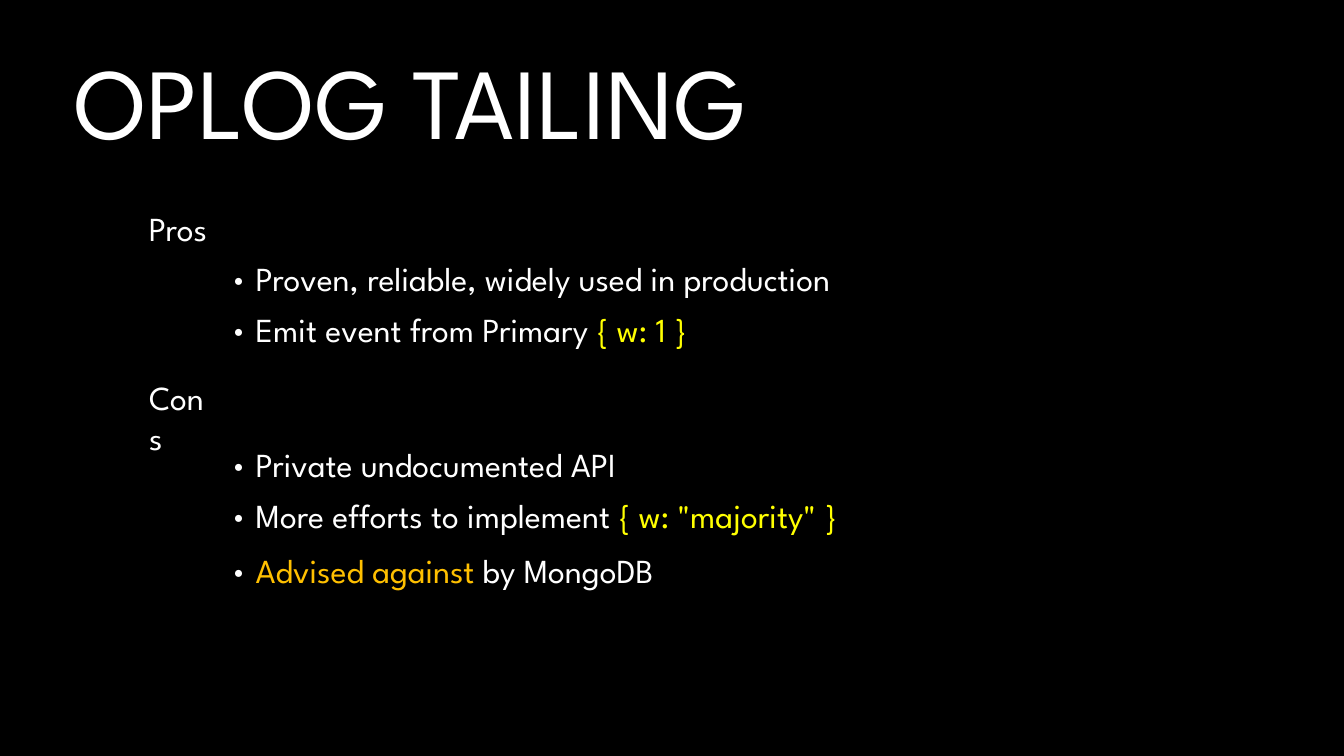
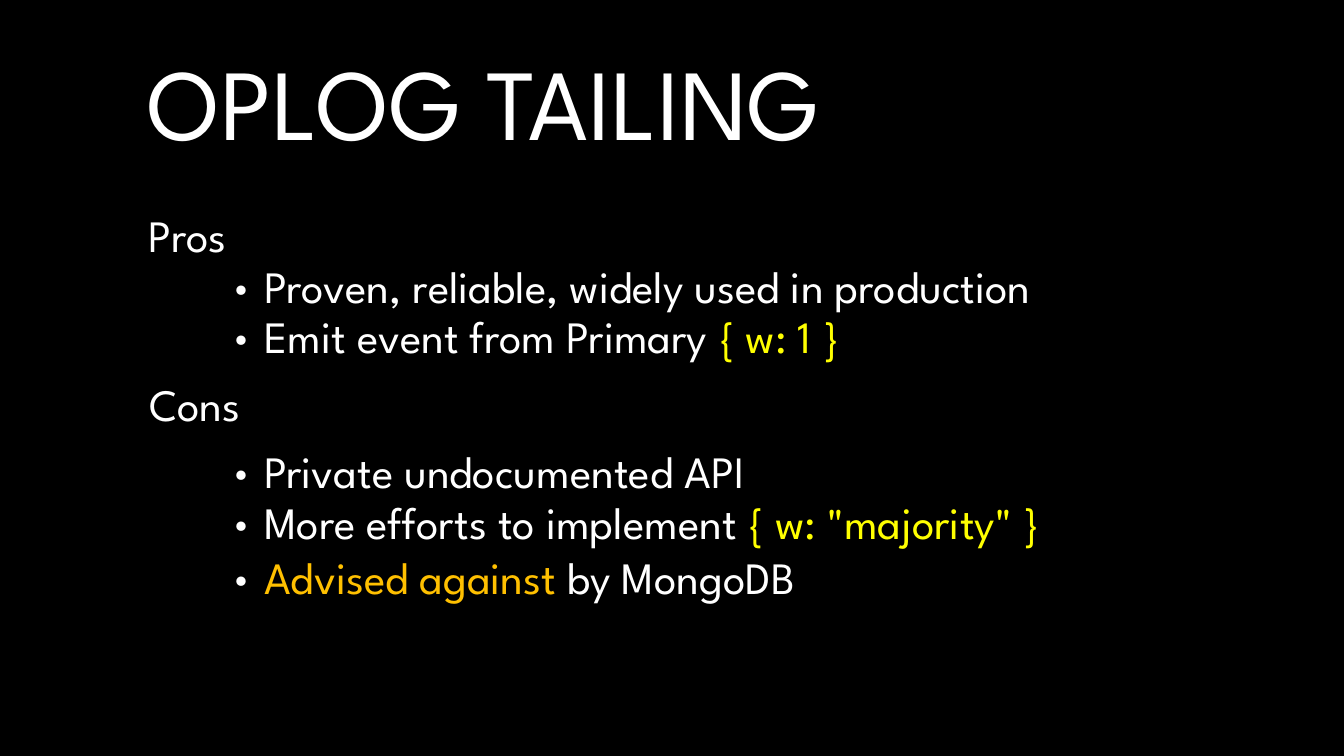
Before and after one commit to andrii-litvinov/event-driven-mongodb, a slide deck: slide 12 of t18-event-mongodb.pptx. Drawn at 1344x756 pixels with LibreOffice and Linux fonts; fonts in the diff are those of the drawing; background and template pictures are left out. Boxes give left, top, right and bottom in pixels: in the first picture for what was removed or moved away, otherwise in the second. Text is boxed around its words. In the diff, an @@ line names an element or a change of style, - is before the commit and + after.

```diff
--- a/t18-event-mongodb.pptx
+++ b/t18-event-mongodb.pptx
@@ title "OPLOG TAILING": place and size @@
-title "OPLOG TAILING" at [74,71,747,141]
+title "OPLOG TAILING" at [148,72,820,142]
@@ size 24 to 32 pt in 7 elements at [149,222,226,253], [149,391,240,422], [264,457,745,489], [264,563,795,604], [264,308,812,363], [264,507,1011,549], [264,272,1030,313] @@
```
Also in this commit, not shown: 6 other slides changed, 1 slide added.
